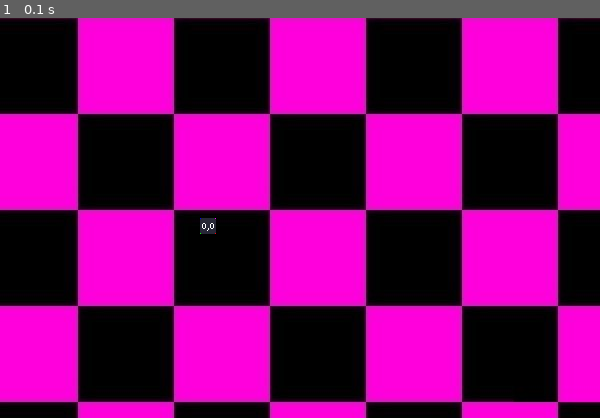
Above: before the commit, frame 1.
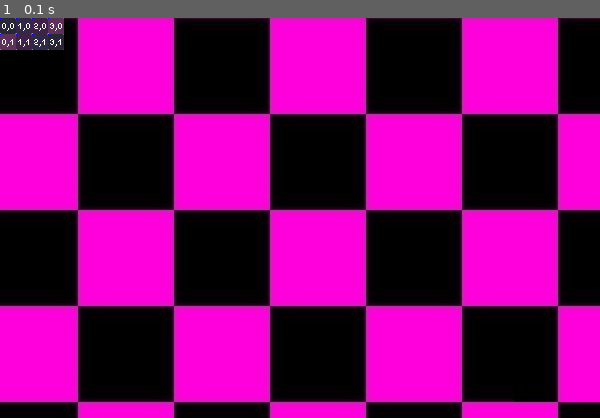
Above: after the commit, the same moment.

Repository: BarbosaNath/Python-Projects
Game: pygame game, started from GTA Clone/main.py
Same seed, same stepped clock (60 frames per second), same inputs: the game is played once before the commit and once after it.
Inputs:
- Up to frame 1 (0.1 s): no input

The runs differ from the first frame. In frame 1, 1.0% of the frame differs, in the area x 0-36%, y 0-54%.

Commit message:
added player and movimment

Diff:
--- a/GTA Clone/entity.py
+++ b/GTA Clone/entity.py
@@ -1,33 +1,38 @@
 from globals import pygame
 from spritesheet import SpriteSheet
+import os
+
 class Entity(pygame.sprite.Sprite):
-    def __init__(self, pos, size, image_path):
+    def __init__(self, position, size, image_path):
         super().__init__()
         self.image = pygame.image.load(image_path)
         self.rect = self.image.get_rect()
-        self.rect.center = pos
+        self.rect.center = position
         # TODO: add a SpriteSheet to an entity
         self.sprite_sheet = SpriteSheet(image_path,size)
 
         self.spd   = 1# speed
-        self.dir   = 1# direction array
-        self.pos   = pos  # position array
+        self.dir   = (0,0)# direction list
+        self.position   = position  # position array
         self.accel = self.dir * self.spd # acceleration array
 
 
-    def move(self, dir):
-        self.dir   = dir
+    def move(self):
         self.accel = self.dir * self.spd
-        self.pos  += self.accel
+        self.position  = [x + y for x, y in zip(self.position, self.accel)]
 
     def collide(self):
         pass
     def update(self):
+        os.system("cls")
+        print(self.dir)
+        print(self.position)
         pass
     def render(self):
         pass
 
 class Person(Entity):
-   def __init__(self):
-       super().__init__()
-       self.isAlive
+    def __init__(self, position, size, image_path):
+       super().__init__(position, size, image_path)
+       self.isAlive = True
+       self.health_points = 100
--- /dev/null
+++ b/GTA Clone/key_input.py
@@ -0,0 +1,36 @@
+from pygame.locals import (
+    K_w,
+    K_a,
+    K_s,
+    K_d,
+
+    K_UP,
+    K_DOWN,
+    K_LEFT,
+    K_RIGHT,
+)
+
+
+def MENU_UP(event, is_key_up = False):
+    if event == K_w or event == K_UP:
+        if not is_key_up: return True
+        else: return False
+    else: pass
+
+def MENU_DOWN(event, is_key_up = False):
+    if event == K_s or event == K_DOWN:
+        if not is_key_up: return True
+        else: return False
+    else: pass
+
+def MENU_LEFT(event, is_key_up = False):
+    if event == K_a or event == K_LEFT:
+        if not is_key_up: return True
+        else: return False
+    else: pass
+
+def MENU_RIGHT(event, is_key_up = False):
+    if event == K_d or event == K_RIGHT:
+        if not is_key_up: return True
+        else: return False
+    else: pass
--- a/GTA Clone/main.py
+++ b/GTA Clone/main.py
@@ -1,19 +1,23 @@
 from globals import pygame
-from entity  import Entity
-from spritesheet import SpriteSheet
+from player  import Player
+# from spritesheet import SpriteSheet
 
 # GLOBALS
 SCREEN_SIZE = (600, 400)
 SCREEN      = pygame.display.set_mode(SCREEN_SIZE)
 clock       = pygame.time.Clock()
 
-background  = pygame.image.load("Assets/Test Material.jpg")
+background  = pygame.image.load("Assets/Debug/bg.jpg")
 
-test = SpriteSheet("Assets/TestSpriteSheet.png", (16, 16))
-frames = test.get_frames()
+p = Player( ( 0,  0),  (16, 16), "Assets/Debug/sprite_sheet.png")
 
-
-frame = 0
+# # DEBUGING VARIABLES
+#
+# test = SpriteSheet("Assets/Debug/sprite_sheet.png", (16, 16))
+# frames = test.get_frames()
+#
+# frame = 0
+# # END
 
 running = True
 while running:
@@ -21,12 +25,23 @@
         if event.type == pygame.QUIT:
             running = False
         if event.type == pygame.KEYDOWN:
-            frame += 1
+            p.key_input(event.key.get_pressed())
+        if event.type == pygame.KEYUP:
+            p.key_input(event.key, True)
+        # TODO: corrigir o bug de andar pra sempre
+    #     # DEBUGING KEYMAPS
+    #         frame += 1
+    #     # END
+    #
+    # # DEBUGING ACTIONS
+    # frame = frame % len(frames)
+    #
+    SCREEN.blit(background, (0,0))
+    SCREEN.blit(p.image, p.position)
+    # SCREEN.blit(frames[frame], (200,200))
+    # # END
 
-    frame = frame % len(frames)
-
-    SCREEN.blit(background, (0,0))
-    SCREEN.blit(frames[frame], (200,200))
+    p.update()
 
     pygame.display.update()
     clock.tick(60)
--- /dev/null
+++ b/GTA Clone/player.py
@@ -0,0 +1,46 @@
+from entity import Person
+import key_input as K
+
+class Player(Person):
+    def __init__(self, position, size, image_path):
+        super().__init__(position, size, image_path)
+        self.state = 0b0000000
+        # Bit index    6543210
+        # 0 = Moving
+        # 1 = Running
+        # 2 = Dodging
+        # 3 = Taking damage
+        # 4 = Dealing damage
+        # 5 = Dieing
+        # 6 = In cutscene
+
+        ##Unused
+        #Parry
+        #Jump
+        #Crawl
+        #Slide
+        #Dash
+
+    def key_input(self, event, is_key_up = False):
+        event = event
+        left  = K.MENU_LEFT (event, is_key_up)
+        right = K.MENU_RIGHT(event, is_key_up)
+        up    = K.MENU_UP   (event, is_key_up)
+        down  = K.MENU_DOWN (event, is_key_up)
+        if left  == None: left  = False
+        if right == None: right = False
+        if up    == None: up    = False
+        if down  == None: down  = False
+        self.dir = (right - left, down - up)
+
+    def update(self):
+        super().update()
+        # if self.dir != (0, 0):
+        #     self.state += 0b1
+        # else: self.state -= 0b1
+
+        # if abs(self.dir[0]) == 1 and abs(self.dir[1]) == 1:
+        #     self.dir *= (0.707, 0.707)
+
+        self.move()
+        #self.dir = (0, 0)
--- a/GTA Clone/spritesheet.py
+++ b/GTA Clone/spritesheet.py
@@ -1,4 +1,12 @@
 from globals import pygame
+
+try:
+    import numpy as np
+    import pygame.surfarray as surfarray
+except:
+    print("NumPy and Surfarray are required.")
+
+
 class SpriteSheet:
     def __init__(self, image_path, sprite_size):
         self.image       = pygame.image.load(image_path)
@@ -17,6 +25,12 @@
                     (start[1] * self.sprite_size[1]) + (self.sprite_size[1] *    row)
                 )
                 frames.append(self.image.subsurface(pygame.Rect(location, self.sprite_size)))
+
+        for i in reversed(range(len(frames))):
+            frame_alpha_as_array = surfarray.pixels_alpha(frames[i])
+
+            if not np.any(frame_alpha_as_array) != 0:
+                del(frames[i])
 
         return frames
 
@@ -41,8 +55,12 @@
         else:
             print("direction should be \"horizontal\" or \"vertical\", you wrote {}".format(direction))
 
-        for i in range(len(frames), 0, -1):
-            # TODO: check for empty frames
-            pass
+        for i in reversed(range(len(frames))):
+            frame_alpha_as_array = surfarray.pixels_alpha(frames[i])
+
+            if not np.any(frame_alpha_as_array) != 0:
+                del(frames[i])
+            else:
+                break
 
         return frames
Binary file added: GTA Clone/Assets/Debug/Mid_Empty.png
Renamed: GTA Clone/Assets/Test Material.jpg -> GTA Clone/Assets/Debug/bg.jpg
Binary file added: GTA Clone/Assets/Debug/down_empty.png
Binary file added: GTA Clone/Assets/Debug/down_first_empty.png
Binary file added: GTA Clone/Assets/Debug/down_first_last_empty.png
Binary file added: GTA Clone/Assets/Debug/down_last_empty.png
Binary file added: GTA Clone/Assets/Debug/down_mid_empty.png
Binary file added: GTA Clone/Assets/Debug/down_mid_two_empty.png
Binary file added: GTA Clone/Assets/Debug/first_empty.png
Binary file added: GTA Clone/Assets/Debug/first_last_empty.png
Binary file added: GTA Clone/Assets/Debug/first_two_empty.png
Binary file added: GTA Clone/Assets/Debug/last_empty.png
(and 4 more such lines)
